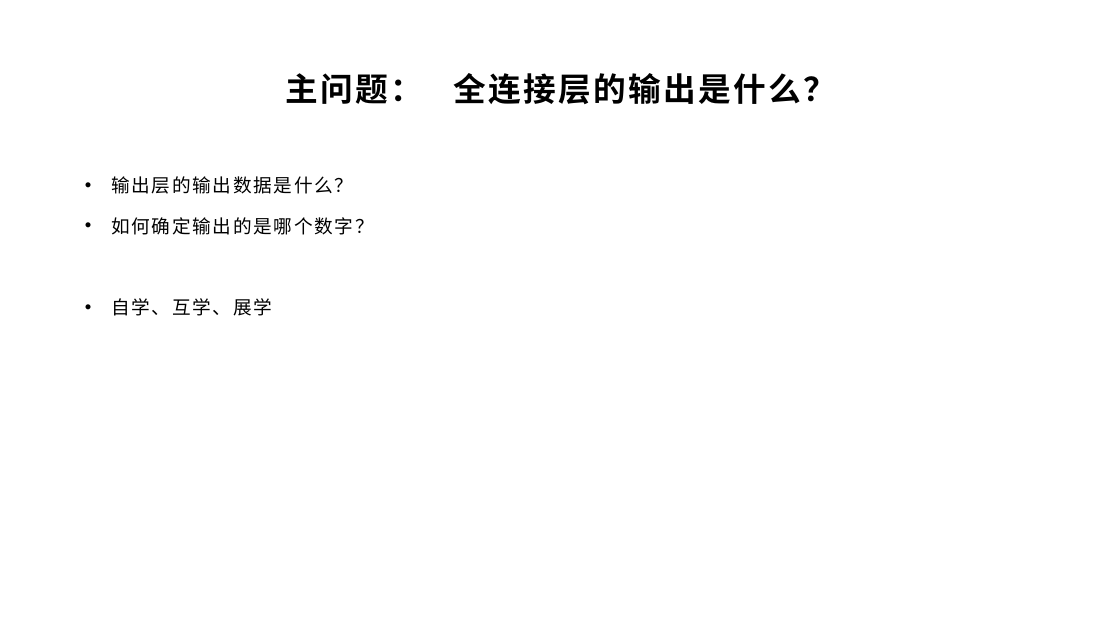
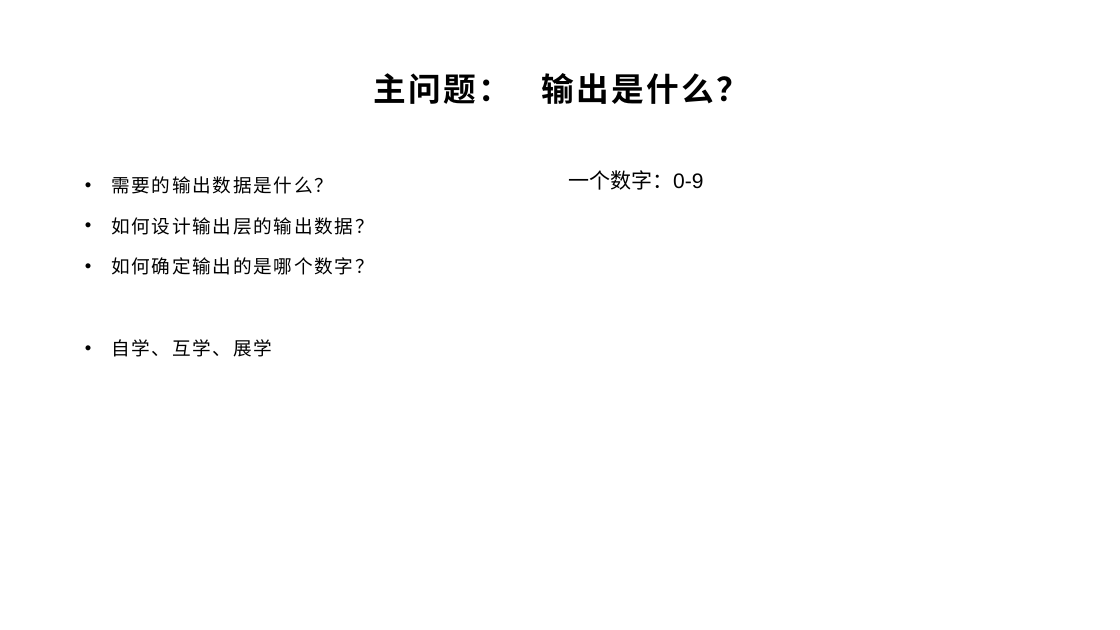
Before and after one commit to yyc-git/DeepLearningEdu, a slide deck: slide 9 of lessons/5_handwriting_by_linear_layer/ppt/用全连接层识别手写数字.pptx. Drawn at 1120x630 pixels with LibreOffice and Linux fonts; fonts in the diff are those of the drawing; background and template pictures are left out. Boxes give left, top, right and bottom in pixels: in the first picture for what was removed or moved away, otherwise in the second. Text is boxed around its words. In the diff, an @@ line names an element or a change of style, - is before the commit and + after.

```diff
--- a/lessons/5_handwriting_by_linear_layer/ppt/用全连接层识别手写数字.pptx
+++ b/lessons/5_handwriting_by_linear_layer/ppt/用全连接层识别手写数字.pptx
@@ title at [373, 73, 748, 104]: text changed @@
-主问题： 全连接层的输出是什么？
+主问题： 输出是什么？
@@ text at [111, 176, 374, 235]: text changed @@
-• 输出层的输出数据是什么？
+• 需要的输出数据是什么？
+• 如何设计输出层的输出数据？
@@ text added at [568, 170, 703, 190], 18 pt, text #000000 @@
+一个数字：0-9
```
Also in this commit, not shown: 12 other slides changed.
